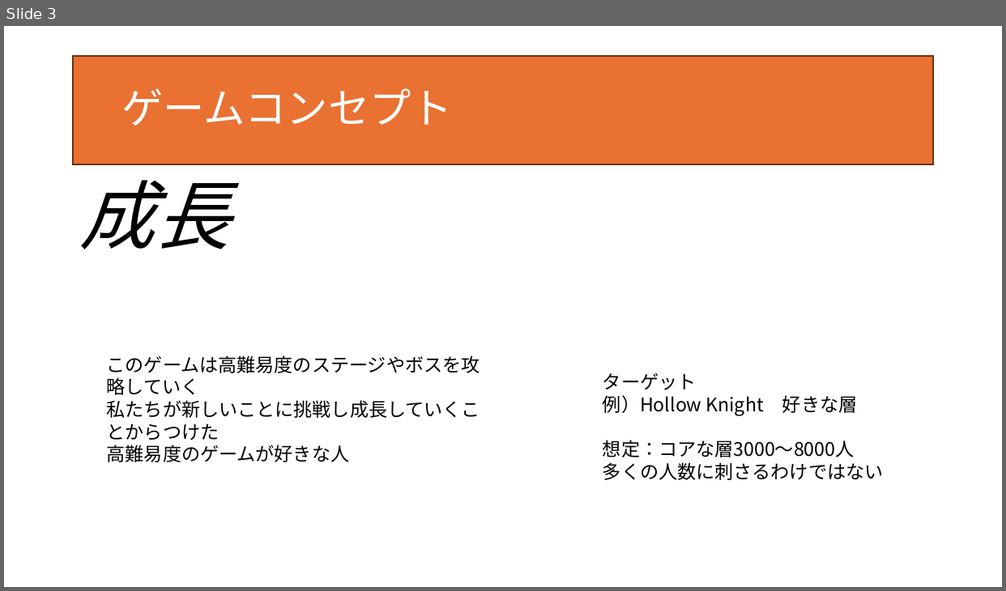
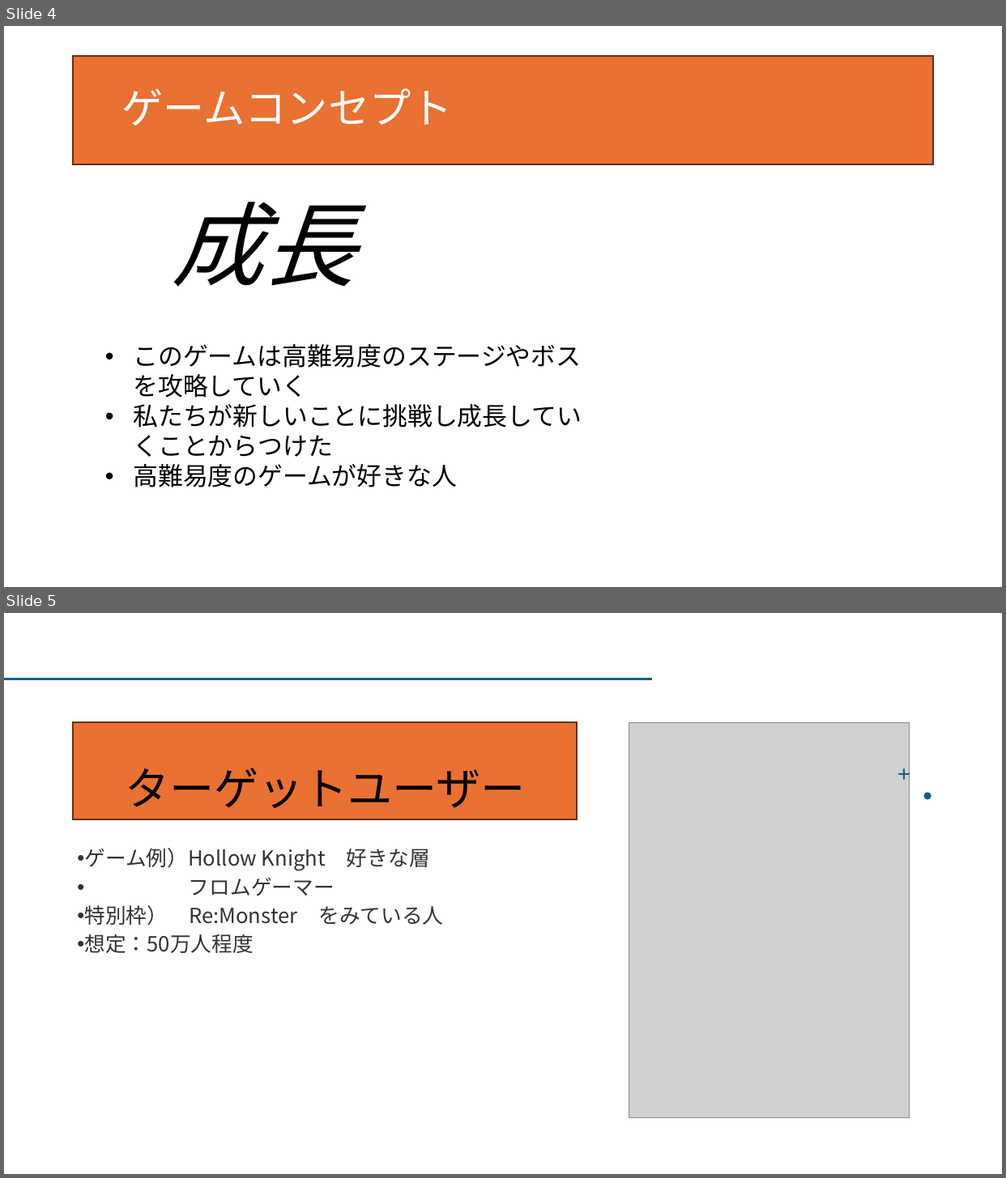
Before and after one commit to hiromatu-kengo/team_khhh, a slide deck: チーム制作企画書.pptx. Shown one above the other, each under a label of ours: slide 3 before the commit, slides 4 and 5 after it. The pictures are 1006x591 and 1006x1178 pixels, drawn with LibreOffice and Linux fonts; fonts in the diff are those of the drawing; grey boxes stand for pictures. Boxes give left, top, right and bottom in pixels: in the first picture for what was removed or moved away, otherwise in the second. Text is boxed around its words. In the diff, an @@ line names an element or a change of style, - is before the commit and + after.

```diff
--- a/チーム制作企画書.pptx
+++ b/チーム制作企画書.pptx
@@ slide 5 added at box(4, 613, 1002, 1174), background #FFFFFF @@
@@ line added from (4, 679) to (651, 679), #E97132 2 pt @@
@@ title added at box(73, 722, 577, 819), fill #E97132, outline #663216 1.5 pt, 43 pt, text #000000 @@
+ターゲットユーザー
@@ picture added at box(629, 722, 909, 1118) @@
@@ freeform shape added at box(898, 769, 910, 780), fill #156082 @@
@@ freeform shape added at box(924, 792, 931, 799), fill #156082 @@
@@ text added at box(84, 848, 443, 953), 20 pt, text #000000 at 80% opacity @@
+• ゲーム例）Hollow Knight 好きな層
+• フロムゲーマー
+• 特別枠） Re:Monster をみている人
+• 想定：50万人程度
@@ what was slide 3 is now slide 4 @@
@@ slide 4 changed as well @@
@@ text "成長": place and size @@
-text "成長" at box(80, 164, 230, 250)
+text "成長" at box(172, 202, 356, 287)
@@ text "成長" at box(172, 202, 356, 287): size 72 to 88 pt @@
@@ text "このゲームは高難易度のステージやボスを攻略していく": place and size @@
-text "このゲームは高難易度のステージやボスを攻略していく" at box(107, 356, 480, 463)
+text "このゲームは高難易度のステージやボスを攻略していく" at box(133, 344, 581, 488)
@@ text "このゲームは高難易度のステージやボスを攻略していく" at box(133, 344, 581, 488): size 18 to 24 pt; bullet none to • @@
@@ text removed at box(603, 373, 883, 480) @@
-ターゲット
-例）Hollow Knight 好きな層
-想定：コアな層3000～8000人
-多くの人数に刺さるわけではない
```
Also in this commit, not shown: 2 other slides changed, 2 other slides added, 1 slide removed.
